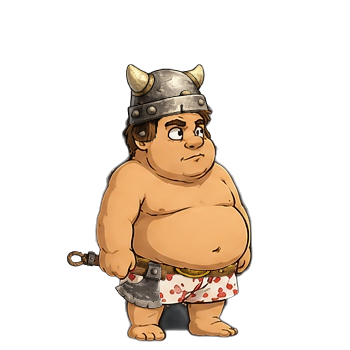
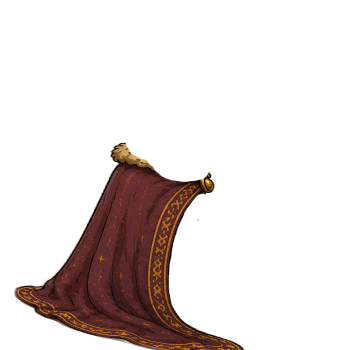
Comparing the layer stacks of the two 350×350 images. Changes:
renamed "Main" to "Cape", moved it above "sandale gauche", painted on it over 13, 120, 246, 350
hid "Casque", painted on it over 118, 64, 242, 228
hid "Hache", painted on it over 66, 120, 168, 309
hid "slip de guerre", moved it above "cailloux", painted on it over 128, 254, 240, 289
removed layer "Tete" over 118, 95, 242, 228
hid "Hodor" over 95, 88, 253, 342
